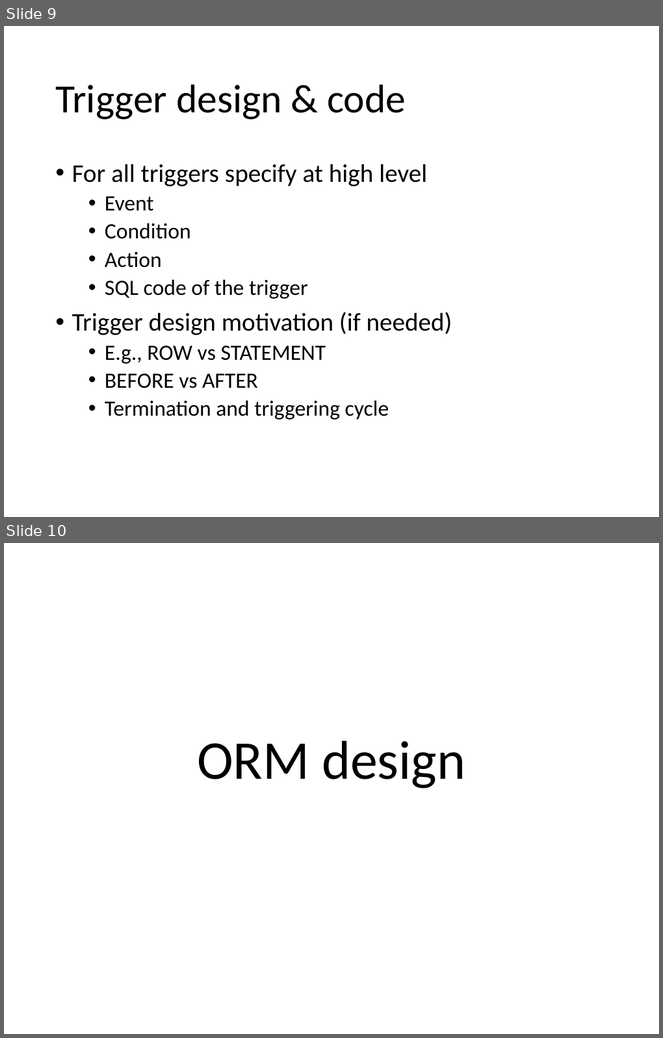
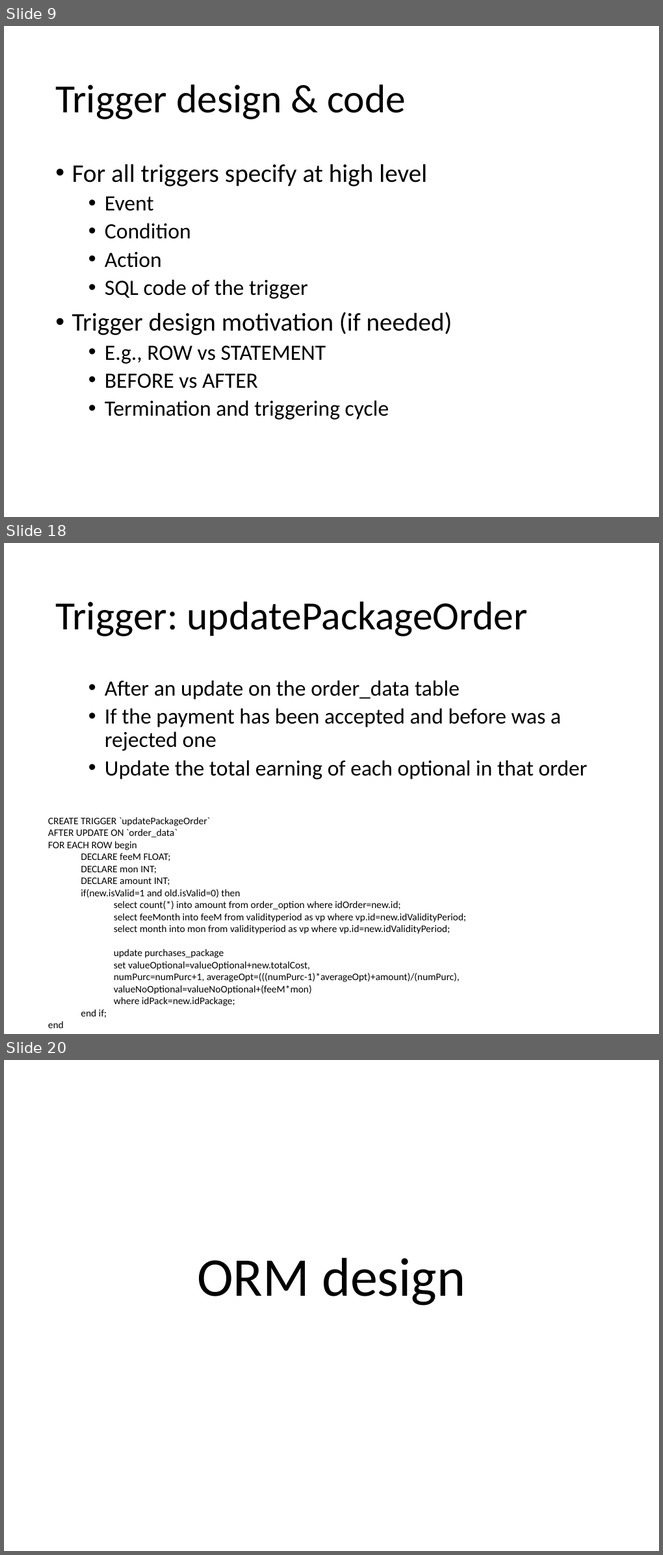
Before and after one commit to CanaliDavide/ProjectBD2-CanaliCordioli, a slide deck: TemplateProjectDocumentation.pptx. Shown one above the other, each under a label of ours: slides 9 and 10 before the commit, slides 9, 18 and 20 after it; the slides between them are not shown. The pictures are 663x1038 and 663x1555 pixels, drawn with LibreOffice and Linux fonts; fonts in the diff are those of the drawing. Boxes give left, top, right and bottom in pixels: in the first picture for what was removed or moved away, otherwise in the second. Text is boxed around its words. In the diff, an @@ line names an element or a change of style, - is before the commit and + after.

```diff
--- a/TemplateProjectDocumentation.pptx
+++ b/TemplateProjectDocumentation.pptx
@@ slide 18 added at (4, 543, 659, 1034), background #FFFFFF @@
@@ title added at (55, 601, 528, 637), 44 pt, text #000000 @@
+Trigger: updatePackageOrder
@@ text added at (105, 680, 588, 780), 24 pt, text #000000 @@
+  • After an update on the order_data table
+  • If the payment has been accepted and before was a rejected one
+  • Update the total earning of each optional in that order
@@ text added at (48, 817, 466, 1006), 11 pt, text #000000 @@
+CREATE TRIGGER `updatePackageOrder`
+AFTER UPDATE ON `order_data`
+FOR EACH ROW begin
+  DECLARE feeM FLOAT;
+  DECLARE mon INT;
+  DECLARE amount INT;
+  if(new.isValid=1 and old.isValid=0) then
+    select count(*) into amount from order_option where idOrder=new.id;
+    select feeMonth into feeM from validityperiod as vp where vp.id=new.idValidityPeriod;
+    select month into mon from validityperiod as vp where vp.id=new.idValidityPeriod;
+    update purchases_package
+    set valueOptional=valueOptional+new.totalCost,
+    numPurc=numPurc+1, averageOpt=(((numPurc-1)*averageOpt)+amount)/(numPurc), valueNoOptional=valueNoOptional+(feeM*mon)
+    where idPack=new.idPackage;
+  end if;
+end
@@ what was slide 10 is now slide 20 @@
```
Also in this commit, not shown: 4 slides changed, 10 other slides added, 1 slide removed.
